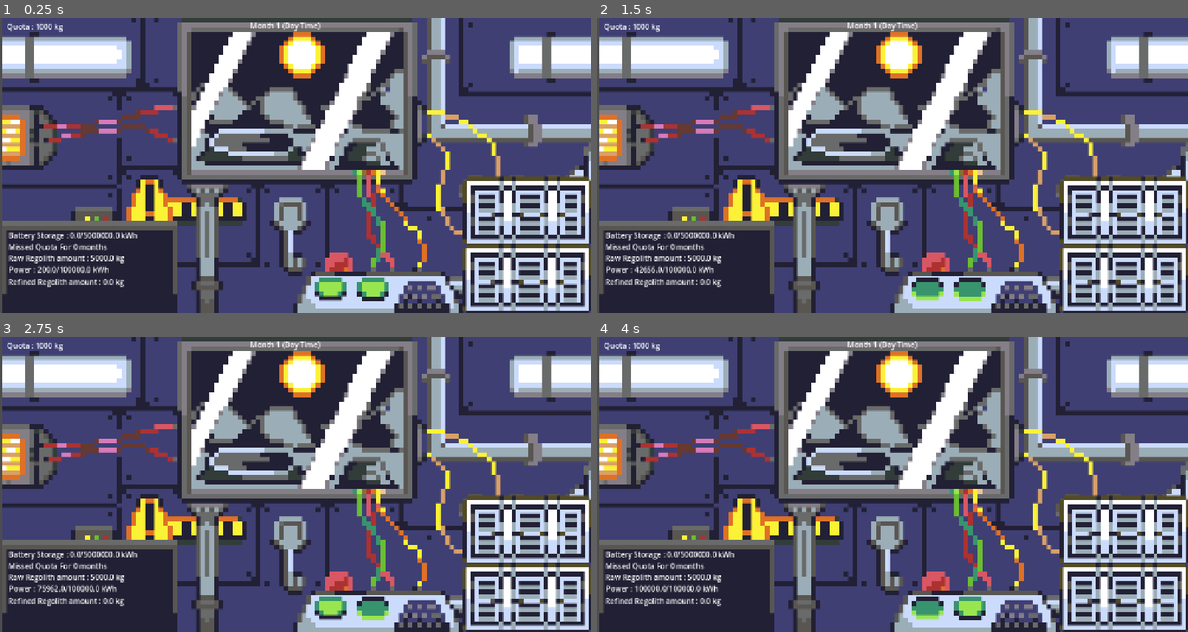
Above: before the commit, frames 1-4 (two rows, left to right).
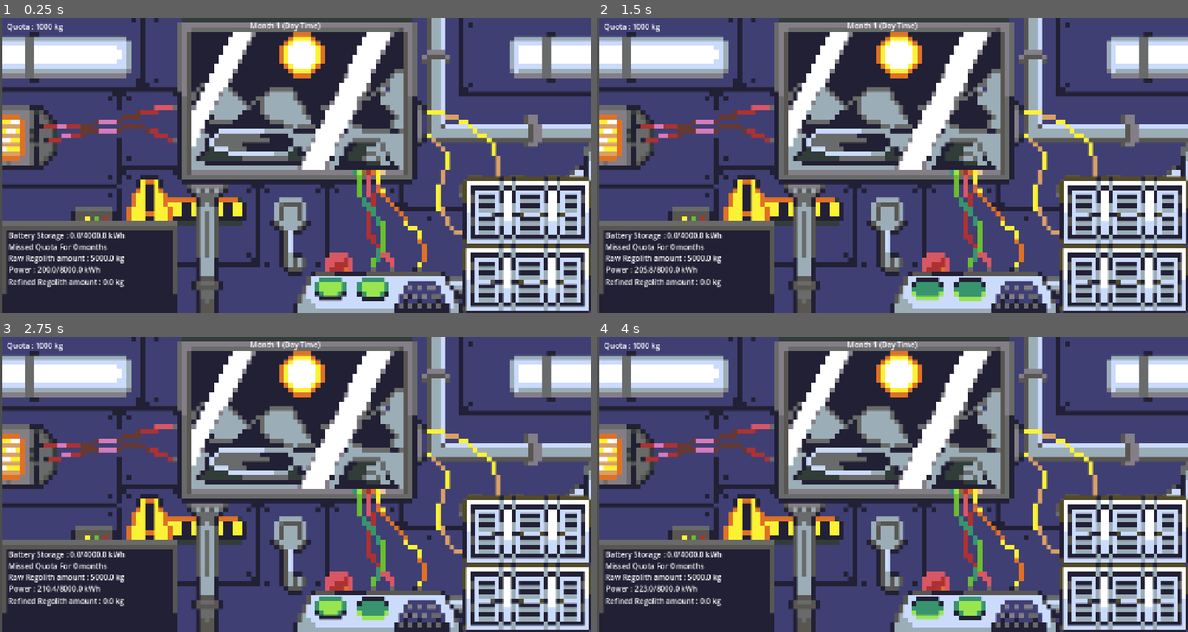
Above: after the commit, the same moments.

Repository: linhtetaye06/Game
Game: Godot game, scene res://main.tscn
Same seed, same stepped clock (60 frames per second), same inputs: the game is played once before the commit and once after it.
Inputs (mouse positions are in pixels of both pictures, inside the frame that each line leads up to):
- Up to frame 1 (0.25 s): no input
- Up to frame 2 (1.5 s): click (927, 292) at 0.5 s; click (975, 292) at 1.25 s
- Up to frame 3 (2.75 s): click (330, 611) at 2 s
- Up to frame 4 (4 s): click (975, 611) at 2.75 s; click (927, 611) at 3.5 s

The runs differ from the first frame. In frame 1, 0.2% of the frame differs, in the area x 10-24%, y 72-87%; in frame 2, 0.3%; in frame 3, 0.3%; in frame 4, 0.4%, in the area x 6-24%, y 72-87%.

Commit message:
Updated Values
Updated them to fit the new per second timer

Diff:
--- a/MainProcessing.gd
+++ b/MainProcessing.gd
@@ -23,7 +23,7 @@
 
 var battery: float = 200.0
 
-var max_battery: float = 100000.0
+var max_battery: float = 8000.0
 
 var food_off_days: int = 0
 
@@ -33,7 +33,7 @@
 
 var large_battery: float = 0.0
 
-var max_large_battery: float = 5000000.0
+var max_large_battery: float = 4000.0
 
 var storage_loss_coefficient: float = 0.10
 
@@ -46,21 +46,21 @@
 func _init() -> void:
 	if GlobalData.saved_device_states.is_empty():
 		devices = {
-			"solar_1": Device.new("Solar Panel 1", 0.0, 9150.0, true),
-			"solar_2": Device.new("Solar Panel 2", 0.0, 9150.0, true),
-			"solar_3": Device.new("Solar Panel 3", 0.0, 9150.0, true),
-			"solar_4": Device.new("Solar Panel 4", 0.0, 9150.0, true),
-			"solar_5": Device.new("Solar Panel 5", 0.0, 9150.0, true),
-			"solar_6": Device.new("Solar Panel 6", 0.0, 9150.0, true),
-
-		"life_support": Device.new("Life Support", 3294.0, 0.0, true),
+			"solar_1": Device.new("Solar Panel 1", 0.0, 1.25, true),
+			"solar_2": Device.new("Solar Panel 2", 0.0, 1.25, true),
+			"solar_3": Device.new("Solar Panel 3", 0.0, 1.25, true),
+			"solar_4": Device.new("Solar Panel 4", 0.0, 1.25, true),
+			"solar_5": Device.new("Solar Panel 5", 0.0,1.25, true),
+			"solar_6": Device.new("Solar Panel 6", 0.0, 1.25, true),
+
+		"life_support": Device.new("Life Support", 0.45, 0.0, true),
 		"food": Device.new("Food Production", 0.0, 0.0, false),
-		"miner_1": Device.new("Regolith Miner", 4758.0, 0.0, false),
-		"miner_2": Device.new("Regolith Miner", 4758.0, 0.0, false),
-		"miner_3": Device.new("Regolith Miner", 4758.0, 0.0, false),
-		"extractor": Device.new("Extractor", 7320.0, 0.0, false),
-		"shielding": Device.new("Shielding",1830.0,0.0,true),
-		"processor" : Device.new("Processor",9150,0.0,false),
+		"miner_1": Device.new("Regolith Miner", 0.65, 0.0, false),
+		"miner_2": Device.new("Regolith Miner", 0.65, 0.0, false),
+		"miner_3": Device.new("Regolith Miner", 0.65, 0.0, false),
+		"extractor": Device.new("Extractor", 1.0, 0.0, false),
+		"shielding": Device.new("Shielding",0.25,0.0,true),
+		"processor" : Device.new("Processor",1.25,0.0,false),
 	}
 	else :
 		devices = GlobalData.saved_device_states
@@ -77,15 +77,15 @@
 
 func check_survival_conditions() -> bool:
 	if not devices["life_support"].device_on:
-		show_screen_warning("💀 GAME OVER: Life Support offline! Crew asphyxiated.")
+		show_screen_warning(" GAME OVER: Life Support offline! Crew asphyxiated.")
 		return false
 
 	if not devices["food"].device_on:
 		food_off_days += 1
-		show_screen_warning("⚠️ Food Production OFF! Days without food: %d/7" % food_off_days)
+		show_screen_warning(" Food Production OFF! Days without food: %d/7" % food_off_days)
 
 	if food_off_days > 7:
-		show_screen_warning("💀 GAME OVER: The crew starved!")
+		show_screen_warning(" GAME OVER: The crew starved!")
 		return false
 
 	return true
